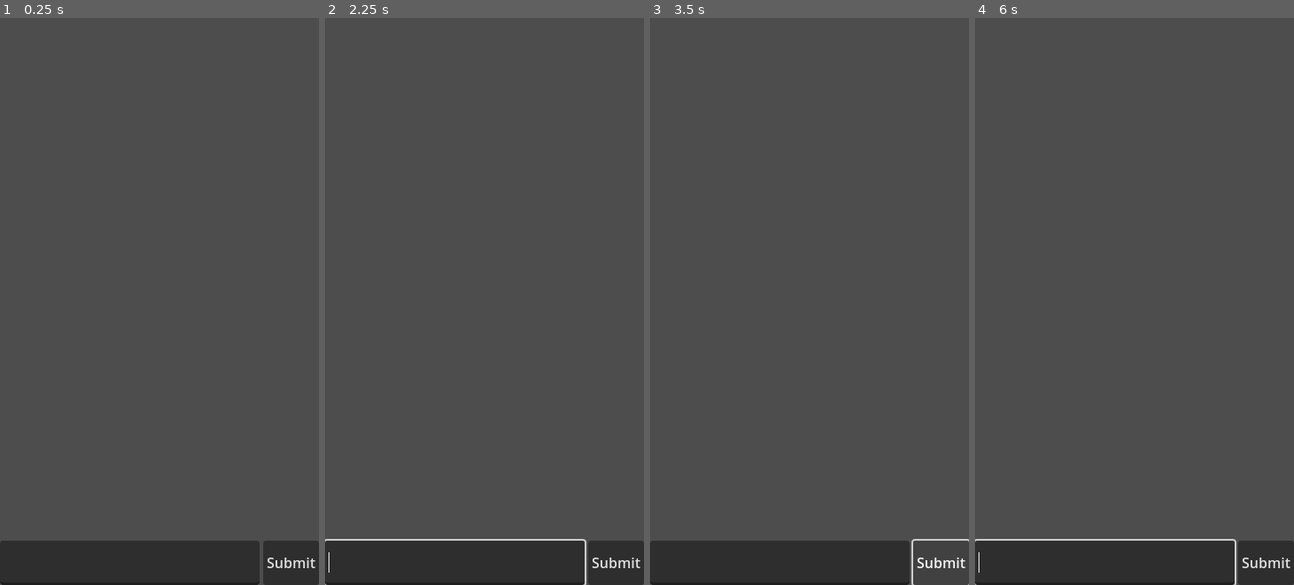
Above: before the commit, frames 1-4 (left to right).
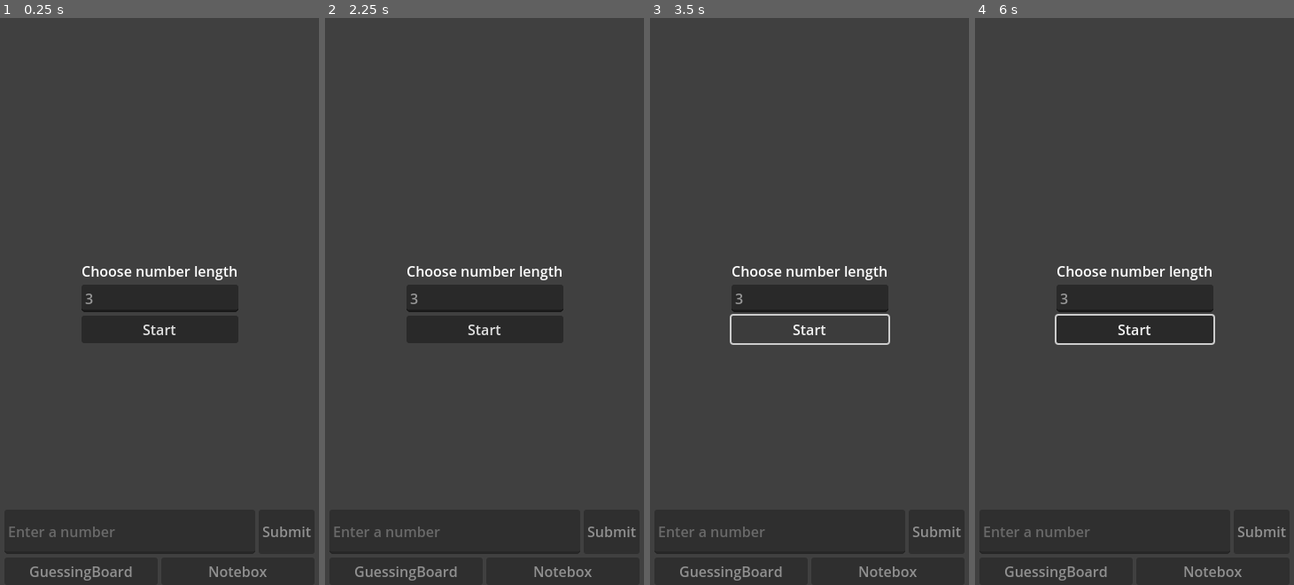
Above: after the commit, the same moments.

Repository: thaiminh2022/BigbrainNumberGuesser
Game: Godot game, scene res://scenes/main.tscn
The game is run twice, just before and just after one commit, with the same random seed, the same clock (stepped at 60 frames per second) and the same inputs.
Inputs (mouse positions are in pixels of both pictures, inside the frame that each line leads up to):
- Up to frame 1 (0.25 s): no input
- Up to frame 2 (2.25 s): click "Submit" at 0.5 s; click "Submit" (after the commit: "GuessingBoard") at 1.25 s; click (564, 573) at 2 s, where only the run after the commit has a clickable "Notebox"
- Up to frame 3 (3.5 s): click "Submit" (after the commit: "Start") at 2.75 s
- Up to frame 4 (6 s): click "Submit" (after the commit: "Start") at 3.5 s; click "Submit" at 4.25 s; click "Submit" (after the commit: "GuessingBoard") at 5 s; click (1214, 573) at 5.75 s, where only the run after the commit has a clickable "Notebox"

The runs differ from the first frame. In frame 1, 11% of the frame differs, in the area x 0-99%, y 43-100%; in frame 2, 11%; in frame 3, 8.9%; in frame 4, 11%.

Commit message:
get error

Diff:
--- a/scenes/main.tscn
+++ b/scenes/main.tscn
@@ -1,13 +1,20 @@
-[gd_scene load_steps=4 format=3 uid="uid://ljk0p53tcj87"]
+[gd_scene load_steps=10 format=3 uid="uid://ljk0p53tcj87"]
 
 [ext_resource type="PackedScene" uid="uid://dqyw230f8v1yw" path="res://scenes/managers/game_manager.tscn" id="1_nm307"]
-[ext_resource type="Script" path="res://scripts/visual_hooker.gd" id="1_ofu35"]
+[ext_resource type="Script" path="res://scripts/guessing_board.gd" id="1_ofu35"]
 [ext_resource type="Script" path="res://scripts/number_input.gd" id="2_ec3oq"]
+[ext_resource type="Script" path="res://scripts/tab_visual.gd" id="2_epmr2"]
+[ext_resource type="Script" path="res://scripts/error_display.gd" id="3_do4ay"]
+[ext_resource type="Script" path="res://scripts/custom/LineEditNumber.gd" id="4_wf20e"]
+[ext_resource type="Script" path="res://scripts/new_game_overlay.gd" id="5_hyyie"]
+
+[sub_resource type="StyleBoxEmpty" id="StyleBoxEmpty_bewck"]
+
+[sub_resource type="StyleBoxEmpty" id="StyleBoxEmpty_b341o"]
 
 [node name="Main" type="Node"]
 
 [node name="CanvasLayer" type="CanvasLayer" parent="."]
-script = ExtResource("1_ofu35")
 
 [node name="MarginContainer" type="MarginContainer" parent="CanvasLayer"]
 anchors_preset = 15
@@ -16,32 +23,147 @@
 grow_horizontal = 2
 grow_vertical = 2
 size_flags_vertical = 3
+theme_override_constants/margin_left = 5
+theme_override_constants/margin_right = 5
 
 [node name="VBoxContainer" type="VBoxContainer" parent="CanvasLayer/MarginContainer"]
 layout_mode = 2
 
-[node name="ScrollContainer" type="ScrollContainer" parent="CanvasLayer/MarginContainer/VBoxContainer"]
+[node name="TabContainer" type="TabContainer" parent="CanvasLayer/MarginContainer/VBoxContainer" node_paths=PackedStringArray("tab_btns")]
 layout_mode = 2
 size_flags_vertical = 3
+theme_override_styles/panel = SubResource("StyleBoxEmpty_bewck")
+clip_tabs = false
+tabs_visible = false
+script = ExtResource("2_epmr2")
+tab_btns = [NodePath("../TabBtns/Button"), NodePath("../TabBtns/Button2")]
 
-[node name="VBoxContainer" type="VBoxContainer" parent="CanvasLayer/MarginContainer/VBoxContainer/ScrollContainer"]
+[node name="GuessingBoard" type="VBoxContainer" parent="CanvasLayer/MarginContainer/VBoxContainer/TabContainer" node_paths=PackedStringArray("display_parent")]
 layout_mode = 2
+size_flags_vertical = 3
+script = ExtResource("1_ofu35")
+display_parent = NodePath("ScrollContainer/GuessDisplay")
 
-[node name="NumberInput" type="HBoxContainer" parent="CanvasLayer/MarginContainer/VBoxContainer" node_paths=PackedStringArray("num_line_edit", "submit_btn")]
+[node name="ScrollContainer" type="ScrollContainer" parent="CanvasLayer/MarginContainer/VBoxContainer/TabContainer/GuessingBoard"]
+layout_mode = 2
+size_flags_vertical = 3
+theme_override_styles/panel = SubResource("StyleBoxEmpty_b341o")
+
+[node name="GuessDisplay" type="VBoxContainer" parent="CanvasLayer/MarginContainer/VBoxContainer/TabContainer/GuessingBoard/ScrollContainer"]
+layout_mode = 2
+size_flags_horizontal = 3
+size_flags_vertical = 3
+
+[node name="ErrorDispay" type="Label" parent="CanvasLayer/MarginContainer/VBoxContainer/TabContainer/GuessingBoard" node_paths=PackedStringArray("display_timer")]
+layout_mode = 2
+text = "Error text"
+script = ExtResource("3_do4ay")
+display_timer = NodePath("DisplayTimer")
+
+[node name="DisplayTimer" type="Timer" parent="CanvasLayer/MarginContainer/VBoxContainer/TabContainer/GuessingBoard/ErrorDispay"]
+wait_time = 3.0
+one_shot = true
+
+[node name="NumberInput" type="HBoxContainer" parent="CanvasLayer/MarginContainer/VBoxContainer/TabContainer/GuessingBoard" node_paths=PackedStringArray("num_line_edit", "submit_btn", "error_displayer")]
 layout_mode = 2
 size_flags_vertical = 8
 script = ExtResource("2_ec3oq")
-num_line_edit = NodePath("LineEdit")
-submit_btn = NodePath("Button")
+num_line_edit = NodePath("LineEditNumber")
+submit_btn = NodePath("SubmitButton")
+error_displayer = NodePath("../ErrorDispay")
 
-[node name="LineEdit" type="LineEdit" parent="CanvasLayer/MarginContainer/VBoxContainer/NumberInput"]
+[node name="LineEditNumber" type="LineEdit" parent="CanvasLayer/MarginContainer/VBoxContainer/TabContainer/GuessingBoard/NumberInput"]
 custom_minimum_size = Vector2(0, 50)
 layout_mode = 2
 size_flags_horizontal = 3
 size_flags_vertical = 8
+placeholder_text = "Enter a number"
+clear_button_enabled = true
+script = ExtResource("4_wf20e")
 
-[node name="Button" type="Button" parent="CanvasLayer/MarginContainer/VBoxContainer/NumberInput"]
+[node name="SubmitButton" type="Button" parent="CanvasLayer/MarginContainer/VBoxContainer/TabContainer/GuessingBoard/NumberInput"]
 layout_mode = 2
 text = "Submit"
 
+[node name="Notebox" type="Control" parent="CanvasLayer/MarginContainer/VBoxContainer/TabContainer"]
+visible = false
+layout_mode = 2
+
+[node name="TextEdit" type="TextEdit" parent="CanvasLayer/MarginContainer/VBoxContainer/TabContainer/Notebox"]
+layout_mode = 1
+anchors_preset = 15
+anchor_right = 1.0
+anchor_bottom = 1.0
+grow_horizontal = 2
+grow_vertical = 2
+text = "Xin chào"
+metadata/_edit_use_anchors_ = true
+
+[node name="TabBtns" type="HBoxContainer" parent="CanvasLayer/MarginContainer/VBoxContainer"]
+layout_mode = 2
+alignment = 1
+
+[node name="Button" type="Button" parent="CanvasLayer/MarginContainer/VBoxContainer/TabBtns"]
+layout_mode = 2
+size_flags_horizontal = 3
+text = "Page 1"
+
+[node name="Button2" type="Button" parent="CanvasLayer/MarginContainer/VBoxContainer/TabBtns"]
+layout_mode = 2
+size_flags_horizontal = 3
+text = "Page 2"
+
+[node name="NewGameOverlay" type="Control" parent="CanvasLayer" node_paths=PackedStringArray("number_line_edit", "submit_btn")]
+visible = false
+layout_mode = 3
+anchors_preset = 15
+anchor_right = 1.0
+anchor_bottom = 1.0
+grow_horizontal = 2
+grow_vertical = 2
+script = ExtResource("5_hyyie")
+number_line_edit = NodePath("VBoxContainer/LineEditNumber")
+submit_btn = NodePath("VBoxContainer/Button")
+
+[node name="ColorOverlay" type="ColorRect" parent="CanvasLayer/NewGameOverlay"]
+layout_mode = 1
+anchors_preset = 15
+anchor_right = 1.0
+anchor_bottom = 1.0
+grow_horizontal = 2
+grow_vertical = 2
+color = Color(0.188235, 0.188235, 0.188235, 0.454902)
+
+[node name="VBoxContainer" type="VBoxContainer" parent="CanvasLayer/NewGameOverlay"]
+layout_mode = 1
+anchors_preset = 8
+anchor_left = 0.5
+anchor_top = 0.5
+anchor_right = 0.5
+anchor_bottom = 0.5
+offset_left = -20.0
+offset_top = -20.0
+offset_right = 20.0
+offset_bottom = 20.0
+grow_horizontal = 2
+grow_vertical = 2
+
+[node name="Label" type="Label" parent="CanvasLayer/NewGameOverlay/VBoxContainer"]
+layout_mode = 2
+text = "Choose number length"
+
+[node name="LineEditNumber" type="LineEdit" parent="CanvasLayer/NewGameOverlay/VBoxContainer"]
+layout_mode = 2
+tooltip_text = "gay loord
+"
+placeholder_text = "3"
+max_length = 2
+script = ExtResource("4_wf20e")
+min_value = 1
+max_value = 10
+
+[node name="Button" type="Button" parent="CanvasLayer/NewGameOverlay/VBoxContainer"]
+layout_mode = 2
+text = "Start"
+
 [node name="GameManager" parent="." instance=ExtResource("1_nm307")]
--- /dev/null
+++ b/scripts/custom/LineEditNumber.gd
@@ -0,0 +1,34 @@
+class_name LineEditNumber extends LineEdit
+
+@export var min_value: int = -99999999999999999;
+@export var max_value: int = 99999999999999999;
+
+func _ready() -> void:
+    text_changed.connect(_on_text_changed)
+
+func _on_text_changed(new_text:String) -> void:
+    if new_text.strip_edges().is_empty():
+        return;
+
+    if !new_text.is_valid_int():
+        var last_caret_position := caret_column;
+        text = str(int(text))
+        caret_column = last_caret_position -1
+
+    _clamp_value();
+
+
+func _clamp_value():
+    var value := get_value();
+    var last_caret_position := caret_column;
+    if value < min_value:
+        value = min_value;
+
+    if  value > max_value:
+        value = max_value
+
+    text = str(value)
+    caret_column = last_caret_position
+
+func get_value() -> int:
+    return int(text)
--- /dev/null
+++ b/scripts/error_display.gd
@@ -0,0 +1,10 @@
+class_name ErrorDisplay extends Label
+
+@export var display_timer: Timer;
+
+func _ready() -> void:
+    text = "";
+    display_timer.timeout.connect(func(): text = "");
+func display_error(msg: String):
+    text = msg;
+    display_timer.start();
--- /dev/null
+++ b/scripts/guessing_board.gd
@@ -0,0 +1,30 @@
+extends Node
+
+@export var display_parent: Control;
+
+func _ready() -> void:
+    GameManager.instance \
+    .number_guessing_state.on_guess_number \
+    .connect(func(correct_amount, guess_number):
+        on_guess(correct_amount, guess_number, true))
+
+    GameManager.instance \
+    .position_guessing_state.on_guess_position \
+    .connect(func(correct_amount, guess_number):
+        on_guess(correct_amount, guess_number, false))
+
+func on_guess(correct_amount: int, guess_number: int, is_number_guessing: bool) -> void:
+    var msg = "%s -> %s" % [correct_amount, guess_number];
+
+    if is_number_guessing:
+        msg = "N" + msg;
+    else:
+        msg = "P" + msg;
+
+    display_on_guess_box(msg)
+
+func display_on_guess_box(msg: String):
+    var label := Label.new();
+    label.text = msg;
+
+    display_parent.add_child(label)
--- a/scripts/managers/game_manager.gd
+++ b/scripts/managers/game_manager.gd
@@ -1,16 +1,30 @@
 class_name GameManager extends Node
 
-# This script holds the inner logic of the game
-
-@export var new_game_state:NewGameState;
+@export var new_game_state: NewGameState;
 @export var number_guessing_state:NumberGuessingState;
-@export var position_guessing_state:GameManagerPositionGuessingState;
+@export var position_guessing_state:PositionGuessingState;
 @export var finalize_state:FinalizeState;
 
 var game_settings: GameSettings = GameSettings.new();
 var game_data: GameData = GameData.new();
+var current_state: GameManagerDefaultState;
 
-var current_state: GameManagerDefaultState;
+static var instance: GameManager;
+
+func _enter_tree() -> void:
+    instance =  self
+
+func new_game(number_length: int) -> void:
+    game_settings.number_length = number_length
+    switch_state(new_game_state);
+
+func guess_number(number:int):
+    print("Fix")
+    if current_state == number_guessing_state:
+        number_guessing_state.guess(number)
+
+    elif current_state == position_guessing_state :
+        position_guessing_state.guess(number)
 
 func switch_state(new_state: GameManagerDefaultState) -> void:
     if new_state != null:
@@ -21,8 +35,10 @@
     if current_state != null:
         current_state._update(delta)
 
+
+
 class GameSettings:
-    var number_length: int = 3;
+    var number_length: int = -1;
 
 class GameData:
     var number_list: Array[int] = []
--- a/scripts/managers/game_manager_states/game_manager_finalize.gd
+++ b/scripts/managers/game_manager_states/game_manager_finalize.gd
@@ -1 +1,5 @@
 class_name FinalizeState extends GameManagerDefaultState
+
+
+func _start() -> void:
+    print("Game Ended");
--- a/scripts/managers/game_manager_states/game_manager_new_game.gd
+++ b/scripts/managers/game_manager_states/game_manager_new_game.gd
@@ -1,24 +1,28 @@
 class_name NewGameState extends GameManagerDefaultState
 
-static var instance: NewGameState;
-
-func _enter_tree() -> void:
-    instance = self;
-
-func start_new_game():
-    game_manager.switch_state(game_manager.new_game_state)
-
+signal on_finish_new_game_setup;
 func _start():
     var number_list = generate_number_list(game_manager.game_settings.number_length)
+    print(number_list)
     game_manager.game_data.number_list = number_list
 
+    on_finish_new_game_setup.emit();
+    game_manager.switch_state(game_manager.number_guessing_state)
+
 func generate_number_list(amount: int) -> Array[int]:
-    var start = 10 ** amount;
-    var end = 10 ** (amount+1) -1;
+    var available_numbers := [1, 2, 3, 4, 5, 6,7 ,8, 9, 0]
+    var end_index = 9;
 
-    var items: Array[int] = []
+    var number_list : Array[int] = [];
+    for i in range(amount):
+        var selected_index = -1;
+        if i == 0:
+            # remove 0 from first position
+           selected_index = randi_range(0, 8);
+        else:
+            selected_index = randi_range(0, end_index)
 
-    for c in str(randi_range(start, end)):
-        items.append(int(c));
+        number_list.append(available_numbers.pop_at(selected_index))
+        end_index -= 1;
 
-    return items
+    return number_list;
--- a/scripts/managers/game_manager_states/game_manager_number_guessing.gd
+++ b/scripts/managers/game_manager_states/game_manager_number_guessing.gd
@@ -1,25 +1,15 @@
 class_name NumberGuessingState extends GameManagerDefaultState
 
-static var instance: NumberGuessingState;
-
 signal on_guess_number;
-
-func _enter_tree() -> void:
-    instance = self;
-
 func guess(number:int):
     if !is_current_self():
         return;
 
     var correct_amount := _guess_correct_count(number)
-    if correct_amount == len(game_manager.game_data.number_list):
+    if correct_amount == game_manager.game_settings.number_length:
         game_manager.switch_state(game_manager.position_guessing_state);
 
-    on_guess_number.emit(correct_amount)
-
-    if correct_amount == game_manager.game_settings.number_length:
-        game_manager.switch_state(game_manager.instance.position_guessing_state)
-
+    on_guess_number.emit(correct_amount, number)
 
 
 func _guess_correct_count(number: int) -> int:
--- a/scripts/managers/game_manager_states/game_manager_position_guessing.gd
+++ b/scripts/managers/game_manager_states/game_manager_position_guessing.gd
@@ -1,10 +1,20 @@
-class_name GameManagerPositionGuessingState extends GameManagerDefaultState
+class_name PositionGuessingState extends GameManagerDefaultState
 
-static var instance:GameManagerPositionGuessingState;
+static var instance:PositionGuessingState;
 
+signal on_guess_position;
 
 func guess(number:int):
-    pass
+    if !is_current_self():
+        return;
+
+    var correct_amount = _guess_position(number)
+
+    on_guess_position.emit(correct_amount, number)
+
+    if correct_amount == game_manager.instance.game_settings.number_length:
+        game_manager.switch_state(game_manager.finalize_state)
+
 
 func _guess_position(number: int) -> int:
     var number_list:= game_manager.game_data.number_list;
--- /dev/null
+++ b/scripts/new_game_overlay.gd
@@ -0,0 +1,19 @@
+extends Control
+
+@export var number_line_edit: LineEditNumber
+@export var submit_btn: Button
+
+func _ready() -> void:
+    show()
+    submit_btn.pressed.connect(start_new_game)
+
+func start_new_game() -> void:
+    var number_len := number_line_edit.get_value();
+    if number_len <= 0:
+        return;
+
+    GameManager.instance.new_game(number_len);
+
+
+    hide();
+    process_mode = Node.PROCESS_MODE_DISABLED
--- a/scripts/number_input.gd
+++ b/scripts/number_input.gd
@@ -1,6 +1,39 @@
-class_name NumberInput extends HBoxContainer
+extends HBoxContainer
 
-signal number_submited;
+@export var num_line_edit: LineEditNumber;
+@export var submit_btn: Button;
+@export var error_displayer: ErrorDisplay;
 
-@export var num_line_edit: LineEdit;
-@export var submit_btn: Button;
+func _ready() -> void:
+    GameManager.instance \
+    .new_game_state.on_finish_new_game_setup.connect(_setup_max_len)
+
+    submit_btn.pressed.connect(_submit_number);
+    num_line_edit.text_submitted.connect(func(_t):_submit_number())
+
+func _setup_max_len() -> void:
+    num_line_edit.max_length = GameManager.instance.game_settings.number_length
+
+func _submit_number() -> void:
+    var text := num_line_edit.text;
+    var is_valid:= _is_valid_text(text);
+    var number = num_line_edit.get_value();
+
+    if is_valid:
+        GameManager.instance.guess_number(number)
+
+func _is_valid_text(text: String) -> bool:
+    var num_len := GameManager.instance.game_settings.number_length;
+    if text.length() != num_len:
+        error_displayer.display_error("Length not correct");
+        return false;
+
+    # Triple checking if there are any duplicated number
+    for c in text:
+        var c_count =text.count(c);
+        if c_count != 1:
+            error_displayer.display_error("No duplicated number");
+            return false;
+
+
+    return true;
--- /dev/null
+++ b/scripts/tab_visual.gd
@@ -0,0 +1,15 @@
+extends TabContainer
+
+@export var tab_btns: Array[Button] = [];
+
+func _ready() -> void:
+    var children := get_children();
+    for i in range(0, len(children)):
+        var index := i;
+
+        tab_btns[index].text = children[i].name;
+        tab_btns[index].pressed.connect(func(): tab_btns_pressed(index))
+
+
+func tab_btns_pressed(index: int) -> void:
+    current_tab = index;
--- a/scripts/visual_hooker.gd
+++ /dev/null
@@ -1 +0,0 @@
-extends CanvasLayer
